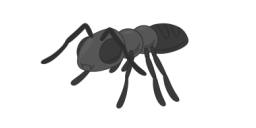
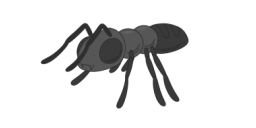
The second 256×128 image is a revision of the first. Changes to its layers:
painted on "Capa 26" over [65, 23, 147, 77]
painted on "Capa 5" over [83, 24, 145, 75]
